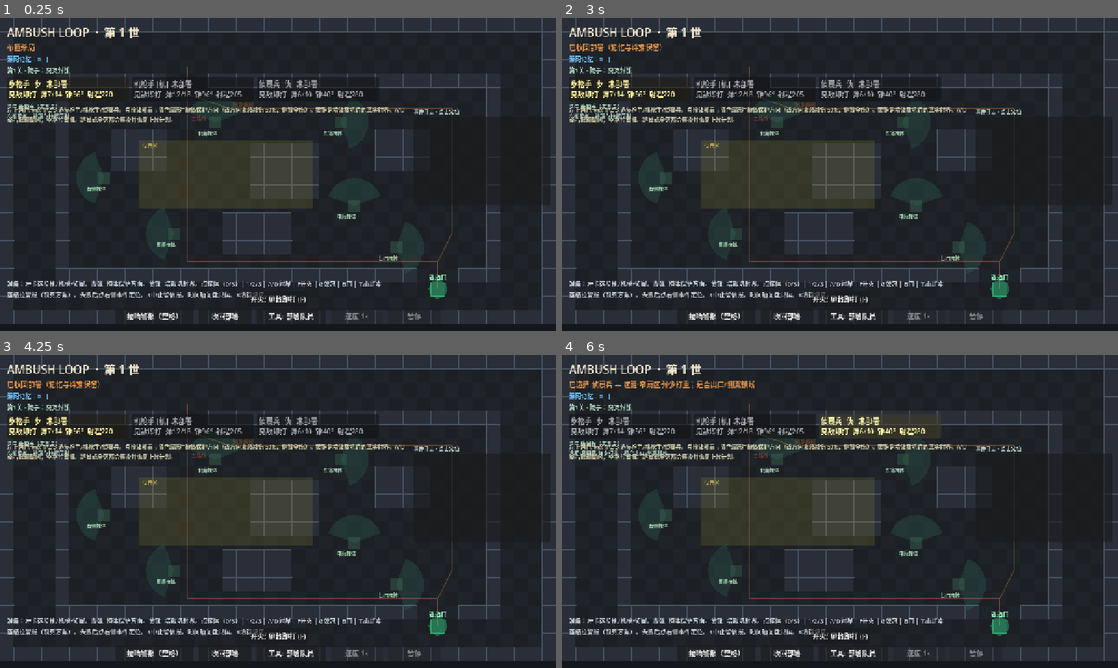
Above: before the commit, frames 1-4 (two rows, left to right).
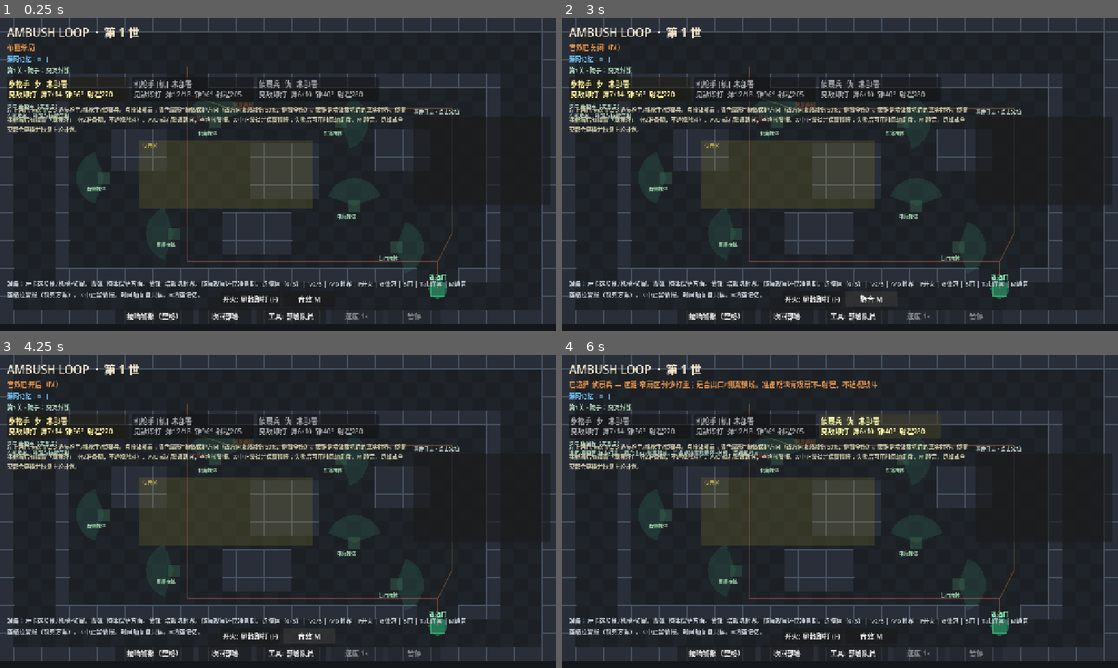
Above: after the commit, the same moments.

Repository: hailinsu-create/new
Game: Godot game, scene res://scenes/main.tscn
The game is run twice, just before and just after one commit, with the same random seed, the same clock (stepped at 60 frames per second) and the same inputs.
Inputs (mouse positions are in pixels of both pictures, inside the frame that each line leads up to):
- Up to frame 1 (0.25 s): no input
- Up to frame 2 (3 s): click "拉响警报（空格）" at 0.5 s; click "收回部署" at 1.25 s; click "开火: 见敌即打 (F)" at 2 s; click (873, 299) at 2.75 s, where only the run after the commit has a clickable "音效 M"
- Up to frame 3 (4.25 s): click (311, 636) at 3.5 s, where only the run after the commit has a clickable "静音 M"
- Up to frame 4 (6 s): click "步枪手 [步] 未部署 见敌即打 弹7/14 锥56° 射…" at 4.25 s; click "机枪手 [机] 未部署 见敌即打 弹12/18 锥96° …" at 5 s; click "侦察兵 [侦] 未部署 见敌即打 弹6/10 锥40° 射…" at 5.75 s

The runs differ from the first frame. In frame 1, 2.1% of the frame differs, in the area x 1-84%, y 28-92%; in frame 2, 2.4%; in frame 3, 2.4%; in frame 4, 2.6%, in the area x 1-84%, y 8-92%.

Commit message:
Commandos-prep completion: procedural SFX, scout lookout ring, plan restore diff.
Add muteable in-code WAV beeps, SETUP-only scout observation circle, last-plan
summary/diff after fail continue, tutorial/README/checklist coverage, and cheap
smoke asserts for roles, warehouse barrel, 1x/2x, SFX, and the lookout ring.

Co-authored-by: hailinsu-create <hailinsu-create@users.noreply.github.com>

Diff:
--- a/ambush_loop/scripts/level/level_def.gd
+++ b/ambush_loop/scripts/level/level_def.gd
@@ -38,7 +38,7 @@
 	l.level_id = "yard"
 	l.title = "第1关 · 院子：交叉封锁"
 	l.teaching = "步枪补漏、机枪扫面、侦察锁线。主路和侧翼都要有射界；青色扇形朝向才有掩体减免，侧背无减免。"
-	l.tutorial = "左上角色卡或 1/2/3 选步枪手/机枪手/侦察兵。点掩体部署；青色扇形=掩体保护方向（该方向来袭减伤 60%，侧背全伤）。黄锥是墙体裁切后的真实射界。A/D 或右键调朝向，空格拉警报。跑掉或全灭都会穿梭并恢复上轮计划。"
+	l.tutorial = "左上角色卡或 1/2/3 选步枪手/机枪手/侦察兵。点掩体部署；青色扇形=掩体保护方向（该方向来袭减伤 60%，侧背全伤）。黄锥是墙体裁切后的真实射界。侦察兵部署后有淡青「观察环」（仅准备期，不透视战斗）。A/D 或右键调朝向，空格拉警报。X 中止尝试并保留情报；失败后可开时间轴复盘。M 静音。跑掉或全灭都会穿梭并恢复上轮计划。"
 	l.escape_cell = Vector2i(31, 19)
 	# All covers on open cells (yard crates leave spine / lanes free).
 	l.cover_defs = [
@@ -75,7 +75,7 @@
 	l.level_id = "warehouse"
 	l.title = "第2关 · 仓道：弹药窗口"
 	l.teaching = "入伏再打与稀缺补给：过早开火会空弹。东廊橙色油桶在敌人靠近时自动引爆（伤及友军），不能在执行中点击引爆。"
-	l.tutorial = "G 把「备用弹包」交给一名已部署队员（空弹自动补一次，本轮不能转交）。F 切「入伏再打」，等敌人进入黄色伏击区再开火。东廊格子上的橙色「油桶」是关卡预置：敌人踩近才炸，准备期只能预览爆心，注意别把队员放进爆破圈。"
+	l.tutorial = "G 把「备用弹包」交给一名已部署队员（空弹自动补一次，本轮不能转交）。F 切「入伏再打」，等敌人进入黄色伏击区再开火。东廊格子上的橙色「油桶」是关卡预置：敌人踩近才炸，准备期只能预览爆心，注意别把队员放进爆破圈。角色射界与青弧保护方向仍决定谁能活。X 中止保留情报；时间轴复盘只读。M 静音。"
 	# East flank corridor — away from reference slots 1/3/5 so smoke stays a skill check.
 	l.barrel_cell = Vector2i(32, 10)
 	l.escape_cell = Vector2i(31, 19)
@@ -114,7 +114,7 @@
 	l.level_id = "pump"
 	l.title = "第3关 · 泵站：关门之后"
 	l.teaching = "锁门会改写侧翼接近方向，不是稳赢按钮。关门后从新方向接近，要重布保护弧与侦察锁线。"
-	l.tutorial = "B 切换锁门。锁门后东廊关闭，侧翼改走作者写好的紫色备用接近——敌人不会自由寻路。注意侧背：青弧没罩住的方向是全伤。机枪侧背更危险；侦察适合锁出口。"
+	l.tutorial = "B 切换锁门。锁门后东廊关闭，侧翼改走作者写好的紫色备用接近——敌人不会自由寻路。注意侧背：青弧没罩住的方向是全伤。机枪侧背更危险；侦察适合锁出口（准备期可见观察环）。X 中止保留情报；时间轴复盘只读。M 静音。"
 	l.escape_cell = Vector2i(31, 19)
 	l.cover_defs = [
 		{"cell": Vector2i(10, 8), "name": "泵房西", "face": 0.0, "protect": 180.0},
--- a/ambush_loop/scripts/main.gd
+++ b/ambush_loop/scripts/main.gd
@@ -11,6 +11,7 @@
 const SNAPSHOT_EVERY := 6
 const PROGRESS_PATH := "user://ambush_loop.cfg"
 const LEVEL_ORDER := ["yard", "warehouse", "pump"]
+const SfxBusScript := preload("res://scripts/sfx/sfx_bus.gd")
 
 var grid: AmbushGrid = AmbushGrid.new()
 var phase: Phase = Phase.SETUP
@@ -92,9 +93,21 @@
 var _escape_tween: Tween = null
 var _result_panel_home: Vector4 = Vector4(-180, -90, 180, 90)
 
+var sfx = null
+var mute_button: Button = null
+var _watch_first_fire: bool = false
+var _watch_first_return: bool = false
+var _restored_this_setup: bool = false
+var _plan_diff_guard: bool = false
+var plan_restore_hint: String = ""
+var sfx_muted: bool = false
+
 
 func _ready() -> void:
 	_resolve_optional_hud()
+	sfx = SfxBusScript.new()
+	sfx.name = "SfxBus"
+	add_child(sfx)
 	alarm_button.pressed.connect(_on_alarm_pressed)
 	clear_button.pressed.connect(_on_clear_pressed)
 	tool_button.pressed.connect(_toggle_tool)
@@ -107,6 +120,7 @@
 	clear_button.text = "收回部署"
 	tool_button.text = "工具: 部署队员"
 	_load_progress()
+	_apply_mute_state()
 	_load_level(LEVEL_ORDER[level_index], false, false)
 
 
@@ -143,6 +157,9 @@
 		pack_button = _make_hud_btn("PackButton", "弹包 (G)", extra)
 	if door_button == null:
 		door_button = _make_hud_btn("DoorButton", "门: 畅通 (B)", extra)
+
+	mute_button = _make_hud_btn("MuteButton", "音效 M", extra)
+	mute_button.pressed.connect(_toggle_mute)
 
 	speed_button.pressed.connect(_on_speed_pressed)
 	pause_button.pressed.connect(_on_pause_pressed)
@@ -282,15 +299,50 @@
 	return b
 
 
+func _sfx(cue: String) -> void:
+	if sfx == null:
+		return
+	sfx.play(cue)
+
+
+func _toggle_mute() -> void:
+	sfx_muted = not sfx_muted
+	_apply_mute_state()
+	if status_label:
+		status_label.text = "音效已关闭（M）" if sfx_muted else "音效已开启（M）"
+	_save_progress()
+
+
+func _apply_mute_state() -> void:
+	if sfx:
+		sfx.set_muted(sfx_muted)
+	_refresh_mute_button()
+
+
+func _refresh_mute_button() -> void:
+	if mute_button == null:
+		return
+	mute_button.text = "静音 M" if sfx_muted else "音效 M"
+
+
+func _update_observation_rings() -> void:
+	var show := phase == Phase.SETUP
+	for op in operators:
+		if is_instance_valid(op):
+			op.set_observation_ring(show)
+
+
 func _load_progress() -> void:
 	var cfg := ConfigFile.new()
 	if cfg.load(PROGRESS_PATH) != OK:
 		level_index = 0
+		sfx_muted = false
 		return
 	var id := str(cfg.get_value("progress", "level_id", "yard"))
 	level_index = LEVEL_ORDER.find(id)
 	if level_index < 0:
 		level_index = 0
+	sfx_muted = bool(cfg.get_value("audio", "muted", false))
 
 
 func _save_progress() -> void:
@@ -299,6 +351,7 @@
 	cfg.set_value("progress", "level_id", level.level_id if level else "yard")
 	cfg.set_value("progress", "level_index", level_index)
 	cfg.set_value("progress", "loop_index", loop_index)
+	cfg.set_value("audio", "muted", sfx_muted)
 	cfg.save(PROGRESS_PATH)
 
 
@@ -561,6 +614,10 @@
 	battle_log.clear()
 	pending_spawns.clear()
 	all_spawns_done = false
+	_watch_first_fire = false
+	_watch_first_return = false
+	_restored_this_setup = false
+	plan_restore_hint = ""
 	_clear_enemies()
 	_clear_tripwires()
 	_clear_loot()
@@ -584,6 +641,7 @@
 		if op.visible:
 			op._rebuild_cone()
 	_update_cover_previews()
+	_update_observation_rings()
 	_update_role_cards()
 	alarm_button.disabled = false
 	clear_button.disabled = false
@@ -626,6 +684,7 @@
 		return
 	_clear_deployments()
 	status_label.text = "已收回部署（记忆与绊索保留）"
+	_announce_plan_edit()
 	_update_hud()
 
 
@@ -644,27 +703,39 @@
 	_refresh_selection_visual()
 	_refresh_mode_pack_buttons()
 	_update_cover_previews()
+	_update_observation_rings()
 
 
 func _capture_plan() -> void:
-	last_plan.clear()
+	_fill_plan(last_plan)
+
+
+func _fill_plan(p: PlanState) -> void:
+	p.clear()
 	for op in operators:
 		if op.visible and op.slot != null:
-			last_plan.deployments.append({
+			p.deployments.append({
 				"op_id": op.op_id,
 				"slot_id": op.slot.slot_id,
 				"facing": op.facing_deg,
 				"fire_mode": op.fire_mode,
 				"has_ammo_pack": op.has_ammo_pack,
 			})
-	last_plan.tripwire_positions.clear()
+	p.tripwire_positions.clear()
 	for t in tripwires:
 		if is_instance_valid(t):
-			last_plan.tripwire_positions.append(t.position)
-	last_plan.door_locked = door_locked
+			p.tripwire_positions.append(t.position)
+	p.door_locked = door_locked
+
+
+func _live_plan() -> PlanState:
+	var p := PlanState.new()
+	_fill_plan(p)
+	return p
 
 
 func _restore_last_plan() -> void:
+	_plan_diff_guard = true
 	_clear_deployments()
 	_clear_tripwires()
 	door_locked = last_plan.door_locked
@@ -688,7 +759,99 @@
 		_refresh_selection_visual()
 	_refresh_door_visual()
 	_refresh_mode_pack_buttons()
-	status_label.text = "已恢复上轮计划（满血满弹）"
+	_update_observation_rings()
+	_restored_this_setup = true
+	_plan_diff_guard = false
+	var summary := _plan_summary_text(last_plan)
+	plan_restore_hint = "已恢复上轮计划：%s" % summary
+	status_label.text = plan_restore_hint
+	_flash(plan_restore_hint, Color(0.7, 0.92, 0.75))
+
+
+func _compass_deg(deg: float) -> String:
+	var d := fposmod(deg, 360.0)
+	if d >= 315.0 or d < 45.0:
+		return "东"
+	if d < 135.0:
+		return "南"
+	if d < 225.0:
+		return "西"
+	return "北"
+
+
+func _plan_summary_text(plan: PlanState) -> String:
+	if plan == null or plan.deployments.is_empty():
+		return "无部署"
+	var parts: PackedStringArray = []
+	for entry in plan.deployments:
+		var op := _op_by_id(int(entry["op_id"]))
+		var slot := _slot_by_id(int(entry["slot_id"]))
+		var nm := op.display_name if op else ("队员%d" % int(entry["op_id"]))
+		var sn := slot.label_text if slot else ("位%d" % int(entry["slot_id"]))
+		var face := float(entry["facing"])
+		parts.append("%s→「%s」朝%s%d°" % [nm, sn, _compass_deg(face), int(face)])
+	if plan.door_locked:
+		parts.append("门锁")
+	if plan.tripwire_positions.size() > 0:
+		parts.append("绊索%d" % plan.tripwire_positions.size())
+	return " · ".join(parts)
+
+
+func _diff_vs_last_plan() -> String:
+	if last_plan == null:
+		return ""
+	var live := _live_plan()
+	var bits: PackedStringArray = []
+	var old_map := {}
+	for e in last_plan.deployments:
+		old_map[int(e["op_id"])] = e
+	var live_map := {}
+	for e in live.deployments:
+		var oid := int(e["op_id"])
+		live_map[oid] = e
+		var op := _op_by_id(oid)
+		var nm := op.display_name if op else str(oid)
+		if not old_map.has(oid):
+			var slot := _slot_by_id(int(e["slot_id"]))
+			bits.append("%s新部署「%s」" % [nm, slot.label_text if slot else "?"])
+			continue
+		var oe: Dictionary = old_map[oid]
+		if int(oe["slot_id"]) != int(e["slot_id"]):
+			var os := _slot_by_id(int(oe["slot_id"]))
+			var ns := _slot_by_id(int(e["slot_id"]))
+			bits.append("%s「%s」→「%s」" % [
+				nm,
+				os.label_text if os else "?",
+				ns.label_text if ns else "?"
+			])
+		if absf(float(oe["facing"]) - float(e["facing"])) > 0.51:
+			bits.append("%s朝向%d°→%d°" % [nm, int(oe["facing"]), int(e["facing"])])
+		if int(oe.get("fire_mode", 0)) != int(e.get("fire_mode", 0)):
+			bits.append("%s开火条件已改" % nm)
+		if bool(oe.get("has_ammo_pack", false)) != bool(e.get("has_ammo_pack", false)):
+			bits.append("%s弹包已改" % nm)
+	for oid in old_map.keys():
+		if not live_map.has(oid):
+			var op2 := _op_by_id(int(oid))
+			bits.append("%s已收回" % (op2.display_name if op2 else str(oid)))
+	if last_plan.door_locked != live.door_locked:
+		bits.append("门:%s" % ("锁闭" if live.door_locked else "畅通"))
+	if last_plan.tripwire_positions.size() != live.tripwire_positions.size():
+		bits.append("绊索%d→%d" % [last_plan.tripwire_positions.size(), live.tripwire_positions.size()])
+	return "；".join(bits)
+
+
+func _announce_plan_edit() -> void:
+	if _plan_diff_guard or not _restored_this_setup:
+		return
+	if last_plan.deployments.is_empty():
+		return
+	var diff := _diff_vs_last_plan()
+	if diff == "":
+		return
+	var msg := "相对上轮：%s" % diff
+	status_label.text = msg
+	_flash(msg, Color(0.95, 0.82, 0.4))
 
 
 func _op_by_id(id: int) -> OperatorUnit:
@@ -746,6 +909,10 @@
 
 
 func _unhandled_input(event: InputEvent) -> void:
+	if event is InputEventKey and event.pressed and not event.echo and event.physical_keycode == KEY_M:
+		_toggle_mute()
+		get_viewport().set_input_as_handled()
+		return
 	if event.is_action_pressed("reset_run"):
 		loop_index = 1
 		intel_paths.clear()
@@ -805,9 +972,11 @@
 			KEY_A, KEY_Q:
 				if selected and selected.visible:
 					selected.rotate_by(-15.0)
+					_announce_plan_edit()
 			KEY_D, KEY_E:
 				if selected and selected.visible:
 					selected.rotate_by(15.0)
+					_announce_plan_edit()
 			KEY_F:
 				_on_mode_pressed()
 			KEY_G:
@@ -826,6 +995,7 @@
 		if selected and selected.visible and not selected.locked:
 			var v := get_global_mouse_position() - selected.global_position
 			selected.set_facing(rad_to_deg(atan2(v.y, v.x)))
+			_announce_plan_edit()
 		get_viewport().set_input_as_handled()
 		return
 
@@ -922,6 +1092,8 @@
 		status_label.text = "%s →「%s」弹%d · 保护弧朝%s（来袭减伤60%%，侧背无减免）" % [
 			selected.display_name, slot.label_text, selected.ammo, prot
 		]
+		_announce_plan_edit()
+	_update_observation_rings()
 	_update_hud()
 
 
@@ -936,6 +1108,7 @@
 	entities.add_child(tw)
 	tripwires.append(tw)
 	status_label.text = "绊索已埋伏"
+	_announce_plan_edit()
 	_update_hud()
 
 
@@ -1058,6 +1231,7 @@
 	selected.cycle_fire_mode()
 	_refresh_mode_pack_buttons()
 	status_label.text = "%s 开火模式：%s" % [selected.display_name, selected.fire_mode_label()]
+	_announce_plan_edit()
 	_update_hud()
 
 
@@ -1082,6 +1256,7 @@
 		selected.set_facing(selected.facing_deg)
 		status_label.text = "%s 携带备用弹包（空弹自动补一次）" % selected.display_name
 	_refresh_mode_pack_buttons()
+	_announce_plan_edit()
 	_update_hud()
 
 
@@ -1097,6 +1272,7 @@
 			op._rebuild_cone()
 	_update_cover_previews()
 	status_label.text = "门已锁闭 — 侧翼改走备用接近" if door_locked else "门保持畅通"
+	_announce_plan_edit()
 	_update_hud()
 
 
@@ -1129,6 +1305,10 @@
 	phase = Phase.WATCHING
 	sim.reset()
 	battle_log.clear()
+	_watch_first_fire = false
+	_watch_first_return = false
+	_sfx("alarm")
+	_update_observation_rings()
 	alarm_button.disabled = true
 	clear_button.disabled = true
 	tool_button.disabled = true
@@ -1247,6 +1427,9 @@
 	# Called before damage is applied so terminal summaries include the shot.
 	if phase == Phase.WATCHING or pending_result != "":
 		battle_log.add_event(sim.tick, "return_fire", from.label_id, to.op_id, from.global_position)
+	if not _watch_first_return:
+		_watch_first_return = true
+		_sfx("return_fire")
 	var line := Line2D.new()
 	line.width = 2.0
 	line.default_color = Color(1.0, 0.55, 0.15, 0.85)
@@ -1348,6 +1531,9 @@
 			if best != null and op.shot_cd <= 0.0 and op.can_engage(best.global_position, grid):
 				battle_log.add_event(sim.tick, "fire", op.op_id, best.label_id, op.global_position)
 				if op.try_fire(best, grid):
+					if not _watch_first_fire:
+						_watch_first_fire = true
+						_sfx("fire")
 					if op.ammo <= 0:
 						battle_log.add_event(sim.tick, "empty", op.op_id)
 				if phase != Phase.WATCHING:
@@ -1448,6 +1634,7 @@
 			loot.collect()
 			battle_log.add_event(sim.tick, "loot", op.op_id, -1, loot.global_position, {"amount": gained})
 			status_label.text = "%s 搜刮 +%d弹" % [op.display_name, gained]
+			_sfx("loot")
 			_update_event_log()
 			return
 
@@ -1463,6 +1650,7 @@
 		e.active = false
 	_remember_path(path, "escape")
 	_flash("逃逸！出口已标记", Color(1.0, 0.35, 0.25))
+	_sfx("escape")
 	_begin_escape_flash()
 	_redraw_ghosts()
 	pending_result = "fail"
@@ -1484,6 +1672,7 @@
 		return
 	battle_log.add_event(sim.tick, "op_down", op.op_id)
 	status_label.text = "%s 阵亡 — 敌军还击（需 LOS）" % op.display_name
+	_sfx("op_death")
 	_update_event_log()
 	if _living_ops() == 0:
 		_fail_squad_wipe()
@@ -1549,6 +1738,7 @@
 
 func _on_op_ammo_empty(op: OperatorUnit) -> void:
 	_flash("%s 空弹" % op.display_name, Color(0.9, 0.55, 0.2))
+	_sfx("empty")
 
 
 func _on_op_ammo_repacked(op: OperatorUnit) -> void:
@@ -1777,6 +1967,7 @@
 	phase = Phase.WON
 	battle_log.mark_terminal(sim.tick, "win")
 	_flash("零逃逸", Color(0.45, 0.9, 0.45))
+	_sfx("win")
 	pending_result = "win"
 
 
@@ -2044,7 +2235,7 @@
 	intel_label.text = "漏网记忆：%d   |   %s" % [intel.records.size(), _ammo_summary()]
 	var dep := _deployed_count()
 	if phase == Phase.SETUP:
-		help_label.text = "准备：左卡选步枪/机枪/侦察。青弧=掩体保护方向。黄锥=墙裁切射界。点掩体（%d/3）| 1/2/3 | A/D射界 | F开火 | G弹包 | B门 | Tab绊索\n空格拉警报（锁死方案）。失败后点右侧事件定位。X中止留情报。时间轴复盘只读。R清空记忆。" % dep
+		help_label.text = "准备：左卡选步枪/机枪/侦察。青弧=掩体保护方向。黄锥=墙裁切射界。侦察观察环仅准备期。点掩体（%d/3）| 1/2/3 | A/D射界 | F开火 | G弹包 | B门 | Tab绊索 | M静音\n空格拉警报（锁死方案）。X中止留情报。时间轴复盘只读。R清空记忆。" % dep
 	elif phase == Phase.WATCHING:
 		var spd := "暂停" if sim.paused else ("2×" if sim.speed >= 1.5 else "1×")
 		help_label.text = "锁死看戏 t=%.1fs [%s]：优先打更接近逃逸口的目标；点事件可定位。X中止保留情报。暂停/变速只改观看。" % [sim.time_sec(), spd]
@@ -2059,6 +2250,7 @@
 	_refresh_door_visual()
 	_refresh_mode_pack_buttons()
 	_update_role_cards()
+	_update_observation_rings()
 	if phase != Phase.SETUP:
 		_update_cover_previews()
 
--- a/ambush_loop/scripts/operator.gd
+++ b/ambush_loop/scripts/operator.gd
@@ -47,6 +47,10 @@
 @onready var cone: Polygon2D = $Cone
 @onready var tag: Label = $Tag
 
+var obs_ring: Line2D = null
+var obs_fill: Polygon2D = null
+var obs_tag: Label = null
+
 
 static func role_for_id(id: int) -> int:
 	match id:
@@ -74,7 +78,9 @@
 	display_name = pname if pname != "" else role_display(role)
 	grid = p_grid
 	_apply_role_kit()
+	_ensure_observation_visual()
 	reset_loadout()
+	set_observation_ring(false)
 
 
 func _apply_role_kit() -> void:
@@ -328,12 +334,75 @@
 	return "见敌即打" if fire_mode == FireMode.ENGAGE_ON_SIGHT else "入伏再打"
 
 
+func _ensure_observation_visual() -> void:
+	if role != Role.SCOUT:
+		return
+	if obs_fill == null or not is_instance_valid(obs_fill):
+		obs_fill = Polygon2D.new()
+		obs_fill.name = "ObsFill"
+		obs_fill.z_index = -2
+		obs_fill.show_behind_parent = true
+		add_child(obs_fill)
+	if obs_ring == null or not is_instance_valid(obs_ring):
+		obs_ring = Line2D.new()
+		obs_ring.name = "ObsRing"
+		obs_ring.width = 1.6
+		obs_ring.closed = true
+		obs_ring.default_color = Color(0.42, 0.88, 1.0, 0.38)
+		obs_ring.z_index = -1
+		obs_ring.show_behind_parent = true
+		add_child(obs_ring)
+	if obs_tag == null or not is_instance_valid(obs_tag):
+		obs_tag = Label.new()
+		obs_tag.name = "ObsTag"
+		obs_tag.text = "观察环"
+		obs_tag.position = Vector2(-28, -48)
+		obs_tag.add_theme_font_size_override("font_size", 11)
+		obs_tag.add_theme_color_override("font_color", Color(0.55, 0.9, 1.0, 0.75))
+		obs_tag.mouse_filter = Control.MOUSE_FILTER_IGNORE
+		add_child(obs_tag)
+	_rebuild_observation_ring()
+
+
+func _rebuild_observation_ring() -> void:
+	if obs_ring == null and obs_fill == null:
+		return
+	var pts := PackedVector2Array()
+	const RAYS := 36
+	for i in RAYS:
+		var r := deg_to_rad(float(i) * (360.0 / float(RAYS)))
+		pts.append(Vector2(cos(r), sin(r)) * range_px)
+	if obs_ring:
+		var loop := pts.duplicate()
+		if loop.size() > 0:
+			loop.append(loop[0])
+		obs_ring.points = loop
+	if obs_fill:
+		obs_fill.polygon = pts
+		obs_fill.color = Color(0.35, 0.8, 0.95, 0.045)
+
+
+func set_observation_ring(show: bool) -> void:
+	_ensure_observation_visual()
+	var on := show and role == Role.SCOUT and visible and alive
+	if obs_ring:
+		obs_ring.visible = on
+	if obs_fill:
+		obs_fill.visible = on
+	if obs_tag:
+		obs_tag.visible = on
+
+
+func observation_ring_visible() -> bool:
+	return role == Role.SCOUT and obs_ring != null and is_instance_valid(obs_ring) and obs_ring.visible
+
+
 func kit_blurb() -> String:
 	match role:
 		Role.MG:
 			return "宽射界·高射速·短距·耗弹快；侧背更危险"
 		Role.SCOUT:
-			return "远距·窄扇区·弹少打重；适合出口/侧翼锁线"
+			return "远距·窄扇区·弹少打重；适合出口/侧翼锁线。准备期淡青观察环=射程，不透视战斗"
 		_:
 			return "均衡步枪：补漏与持续压制"
 
--- /dev/null
+++ b/ambush_loop/scripts/sfx/sfx_bus.gd
@@ -0,0 +1,202 @@
+class_name SfxBus
+extends Node
+
+## Tiny procedural WAV beeps — no asset files. Mute with M.
+
+const MIX_RATE := 22050
+const CUES := [
+	"alarm", "fire", "return_fire", "empty", "loot", "op_death", "escape", "win"
+]
+
+var muted: bool = false
+var last_cue: String = ""
+var _players: Dictionary = {}
+
+
+func _ready() -> void:
+	for cue in CUES:
+		var p := AudioStreamPlayer.new()
+		p.name = "Cue_%s" % cue
+		p.stream = _build_stream(cue)
+		p.volume_db = _gain(cue)
+		p.bus = "Master"
+		add_child(p)
+		_players[cue] = p
+
+
+func play(cue: String) -> void:
+	last_cue = cue
+	if muted:
+		return
+	var p: AudioStreamPlayer = _players.get(cue) as AudioStreamPlayer
+	if p == null or p.stream == null:
+		return
+	if p.playing:
+		p.stop()
+	p.play()
+
+
+func set_muted(on: bool) -> void:
+	muted = on
+	if muted:
+		for k in _players:
+			var p: AudioStreamPlayer = _players[k]
+			if p != null and p.playing:
+				p.stop()
+
+
+func toggle_muted() -> bool:
+	set_muted(not muted)
+	return muted
+
+
+func has_cue(cue: String) -> bool:
+	return _players.has(cue) and _players[cue] != null
+
+
+func _gain(cue: String) -> float:
+	match cue:
+		"alarm":
+			return -12.0
+		"win":
+			return -14.0
+		"escape", "op_death":
+			return -11.0
+		"fire", "return_fire":
+			return -16.0
+		_:
+			return -15.0
+
+
+func _build_stream(cue: String) -> AudioStreamWAV:
+	match cue:
+		"alarm":
+			return _pcm(_siren())
+		"fire":
+			return _pcm(_crack(1900.0, 0.055, 0.20))
+		"return_fire":
+			return _pcm(_crack(920.0, 0.07, 0.16))
+		"empty":
+			return _pcm(_click())
+		"loot":
+			return _pcm(_blip(1040.0, 1560.0, 0.09, 0.18))
+		"op_death":
+			return _pcm(_fall(220.0, 70.0, 0.22, 0.22))
+		"escape":
+			return _pcm(_escape())
+		"win":
+			return _pcm(_win())
+		_:
+			return _pcm(_crack(800.0, 0.04, 0.1))
+
+
+func _pcm(samples: PackedFloat32Array) -> AudioStreamWAV:
+	var data := PackedByteArray()
+	data.resize(samples.size() * 2)
+	for i in samples.size():
+		var v := int(clampf(samples[i], -1.0, 1.0) * 32767.0)
+		data.encode_s16(i * 2, v)
+	var st := AudioStreamWAV.new()
+	st.format = AudioStreamWAV.FORMAT_16_BITS
+	st.mix_rate = MIX_RATE
+	st.stereo = false
+	st.data = data
+	return st
+
+
+func _tone(freq: float, sec: float, amp: float, noise: float = 0.0) -> PackedFloat32Array:
+	var n := maxi(int(sec * MIX_RATE), 1)
+	var out := PackedFloat32Array()
+	out.resize(n)
+	var phase := 0.0
+	var step := TAU * freq / float(MIX_RATE)
+	for i in n:
+		var env := _env(i, n)
+		var s := sin(phase) * amp * env
+		if noise > 0.0:
+			s += (randf() * 2.0 - 1.0) * noise * env
+		out[i] = s
+		phase += step
+	return out
+
+
+func _env(i: int, n: int) -> float:
+	if n <= 1:
+		return 0.0
+	var t := float(i) / float(n - 1)
+	var a := clampf(t / 0.08, 0.0, 1.0)
+	var r := clampf((1.0 - t) / 0.22, 0.0, 1.0)
+	return minf(a, r)
+
+
+func _concat(parts: Array) -> PackedFloat32Array:
+	var total := 0
+	for p in parts:
+		total += (p as PackedFloat32Array).size()
+	var out := PackedFloat32Array()
+	out.resize(total)
+	var w := 0
+	for p in parts:
+		var arr: PackedFloat32Array = p
+		for i in arr.size():
+			out[w] = arr[i]
+			w += 1
+	return out
+
+
+func _silence(sec: float) -> PackedFloat32Array:
+	var n := maxi(int(sec * MIX_RATE), 1)
+	var out := PackedFloat32Array()
+	out.resize(n)
+	return out
+
+
+func _siren() -> PackedFloat32Array:
+	return _concat([
+		_tone(880.0, 0.11, 0.18, 0.01),
+		_silence(0.03),
+		_tone(620.0, 0.13, 0.16, 0.01),
+	])
+
+
+func _crack(freq: float, sec: float, amp: float) -> PackedFloat32Array:
+	return _tone(freq, sec, amp, 0.12)
+
+
+func _click() -> PackedFloat32Array:
+	return _concat([
+		_tone(240.0, 0.04, 0.12, 0.08),
+		_tone(180.0, 0.05, 0.08, 0.02),
+	])
+
+
+func _blip(f0: float, f1: float, sec: float, amp: float) -> PackedFloat32Array:
+	var n := maxi(int(sec * MIX_RATE), 1)
+	var out := PackedFloat32Array()
+	out.resize(n)
+	var phase := 0.0
+	for i in n:
+		var t := float(i) / float(n - 1)
+		var freq := lerpf(f0, f1, t)
+		phase += TAU * freq / float(MIX_RATE)
+		out[i] = sin(phase) * amp * _env(i, n)
+	return out
+
+
+func _fall(f0: float, f1: float, sec: float, amp: float) -> PackedFloat32Array:
+	return _blip(f0, f1, sec, amp)
+
+
+func _escape() -> PackedFloat32Array:
+	return _concat([
+		_tone(740.0, 0.08, 0.16, 0.02),
+		_silence(0.02),
+		_tone(480.0, 0.12, 0.14, 0.03),
+	])
+
+
+func _win() -> PackedFloat32Array:
+	return _concat([
+		_tone(523.0, 0.09, 0.14),
+		_tone(784.0, 0.12, 0.15),
+	])
--- a/ambush_loop/scripts/smoke_test.gd
+++ b/ambush_loop/scripts/smoke_test.gd
@@ -34,6 +34,8 @@
 	if not _assert_roles_and_cover(main):
 		return
 	if not _assert_los_cone(main):
+		return
+	if not _assert_sfx(main):
 		return
 	print("LEVEL=", main.level.level_id)
 
@@ -96,6 +98,11 @@
 				quit(5)
 				return
 			print("LIFE2_RESTORED deployed=", main._deployed_count())
+			if str(main.plan_restore_hint).find("已恢复上轮计划") < 0:
+				push_error("SMOKE_NO_PLAN_RESTORE_HINT got=%s" % main.plan_restore_hint)
+				quit(35)
+				return
+			print("SMOKE_OK_PLAN_RESTORE ", main.plan_restore_hint)
 			# Same plan at 2× must match terminal tick + event fingerprint.
 			main._on_alarm_pressed()
 			main.sim.set_speed(2.0)
@@ -121,7 +128,15 @@
 			main._on_clear_pressed()
 			await process_frame
 			_deploy_ref(main, [1, 2, 5], [90.0, 180.0, 180.0])
+			if not main.operators[2].observation_ring_visible():
+				push_error("SMOKE_SCOUT_OBS_MISSING_SETUP")
+				quit(37)
+				return
 			main._on_alarm_pressed()
+			if main.operators[2].observation_ring_visible():
+				push_error("SMOKE_SCOUT_OBS_DURING_WATCH")
+				quit(37)
+				return
 			print("LIFE3 deployed=", main._deployed_count())
 		if main.phase == main.Phase.WON and main.level.level_id == "yard":
 			print(
@@ -394,6 +409,30 @@
 		push_error("SMOKE_ROLES_IDENTICAL")
 		quit(32)
 		return false
+	if absf(rifle.range_px - mg.range_px) < 1.0 or absf(rifle.range_px - scout.range_px) < 1.0:
+		push_error(
+			"SMOKE_RANGES_NOT_DISTINCT rifle=%s mg=%s scout=%s"
+			% [rifle.range_px, mg.range_px, scout.range_px]
+		)
+		quit(32)
+		return false
+	main._select_op(2)
+	main._deploy_selected_to(main.cover_slots[0], false)
+	if not scout.observation_ring_visible():
+		push_error("SMOKE_SCOUT_OBS_NOT_SHOWN")
+		quit(37)
+		return false
+	if scout.cone != null and scout.obs_ring != null:
+		# Ring is a full circle at range; cone is a filled fan — they must be distinct nodes.
+		if scout.obs_ring == scout.cone:
+			push_error("SMOKE_OBS_RING_IS_CONE")
+			quit(37)
+			return false
+	main._on_clear_pressed()
+	if scout.observation_ring_visible():
+		push_error("SMOKE_SCOUT_OBS_AFTER_CLEAR")
+		quit(37)
+		return false
 	if main.cover_slots.is_empty():
 		push_error("SMOKE_NO_COVER")
 		quit(32)
@@ -442,6 +481,40 @@
 	return true
 
 
+func _assert_sfx(main) -> bool:
+	if main.sfx == null:
+		push_error("SMOKE_NO_SFX")
+		quit(36)
+		return false
+	for cue in ["alarm", "fire", "return_fire", "empty", "loot", "op_death", "escape", "win"]:
+		if not main.sfx.has_cue(cue):
+			push_error("SMOKE_SFX_MISSING %s" % cue)
+			quit(36)
+			return false
+	var was_muted: bool = bool(main.sfx_muted)
+	if was_muted:
+		main._toggle_mute()
+	main._sfx("alarm")
+	if str(main.sfx.last_cue) != "alarm":
+		push_error("SMOKE_SFX_NO_PLAY cue=%s" % main.sfx.last_cue)
+		quit(36)
+		return false
+	main._toggle_mute()
+	if not main.sfx.muted:
+		push_error("SMOKE_MUTE_FAIL")
+		quit(36)
+		return false
+	main._toggle_mute()
+	if main.sfx.muted:
+		push_error("SMOKE_UNMUTE_FAIL")
+		quit(36)
+		return false
+	if was_muted:
+		main._toggle_mute()
+	print("SMOKE_OK_SFX cues=8 muted=", main.sfx.muted)
+	return true
+
+
 func _wipe_save() -> void:
 	if FileAccess.file_exists(SAVE_PATH):
 		DirAccess.remove_absolute(SAVE_PATH)
Not shown, changed: ambush_loop/README.md
Not shown, added: ambush_loop/docs/COMMANDOS_COMPLETE.md
